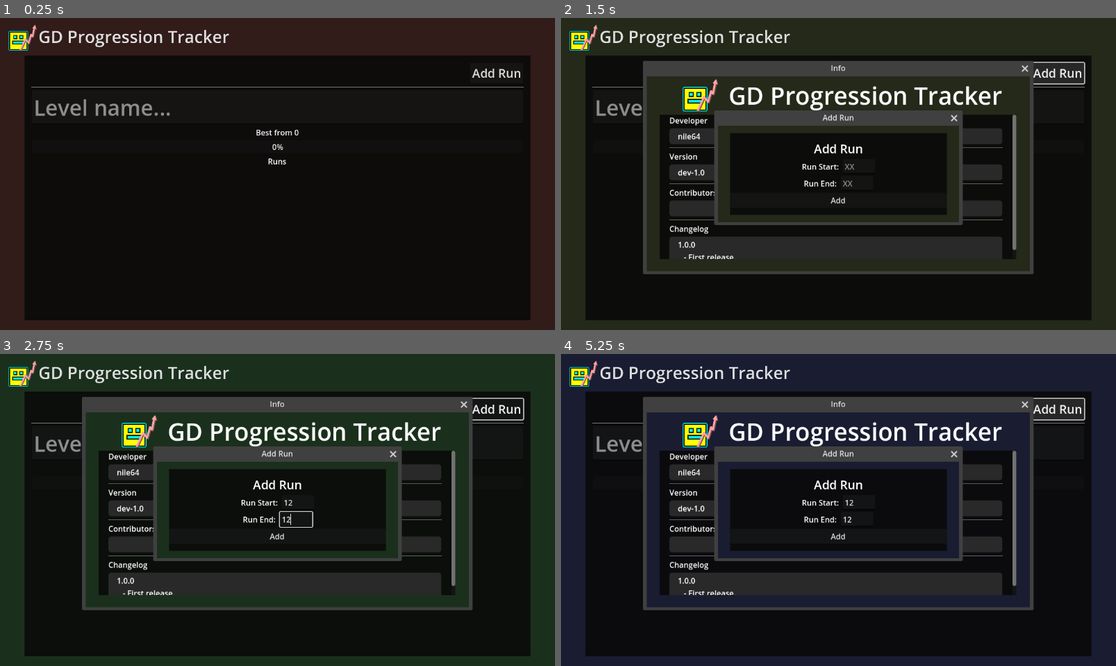
Above: before the commit, frames 1-4 (two rows, left to right).
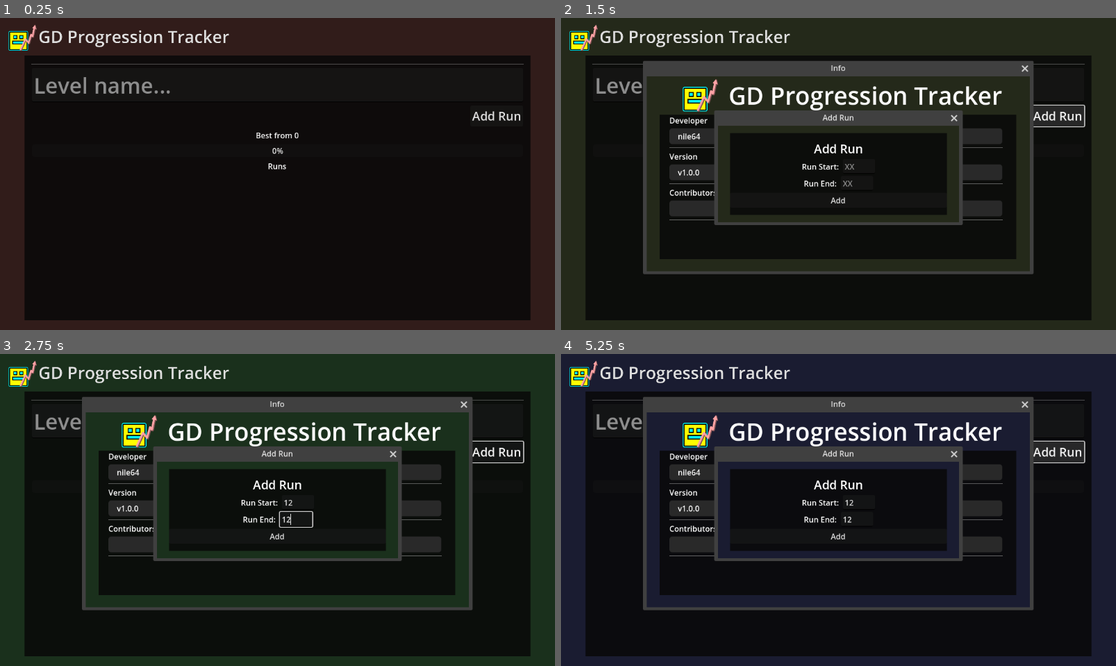
Above: after the commit, the same moments.

Repository: nile64/gdprogressiontracker
Game: Godot game, scene res://main.tscn
The game is run twice, just before and just after one commit, with the same random seed, the same clock (stepped at 60 frames per second) and the same inputs.
Inputs (mouse positions are in pixels of both pictures, inside the frame that each line leads up to):
- Up to frame 1 (0.25 s): no input
- Up to frame 2 (1.5 s): click "GD Progression Tracker" at 0.5 s; click "Add Run" at 1.25 s
- Up to frame 3 (2.75 s): click (299, 503) at 2.02 s; type "12" at 2.1 s; click (294, 519) at 2.25 s; type "12" at 2.33 s
- Up to frame 4 (5.25 s): click "Add" at 2.75 s; click "Remove Run" at 3.5 s; click "GD Progression Tracker" at 4.25 s; click "Add Run" at 5 s

The runs differ from the first frame. In frame 1, 1.8% of the frame differs, in the area x 5-95%, y 14-49%; in frame 2, 5.9%; in frame 3, 5.6%; in frame 4, 5.9%, in the area x 5-95%, y 14-78%.
Error in both runs: Invalid call. Nonexistent function 'has' in base 'Nil'. (res://Scripts/main.gd:29)

Commit message:
first release

Diff:
--- a/Scripts/main.gd
+++ b/Scripts/main.gd
@@ -111,6 +111,8 @@
 
 func _remove_run(start : float, end : float):
 	for i in range(runs.size()):
+		print(str(start) + "-" + str(end))
+		print(str(runs[i].start) + "-" + str(runs[i].end))
 		if runs[i].start == start && runs[i].end == end:
 			print("correct run found, deleting")
 			runs.remove_at(i)
@@ -151,7 +153,8 @@
 
 	data.level_name = $Panel/ScrollContainer/MarginContainer/VBoxContainer/LineEdit.text
 
-	for i in runs:
+	print(runs.size())
+	for i in range(runs.size() + 1):
 		data.runs.remove_at(0)
 
 	for i in runs:
--- a/main.tscn
+++ b/main.tscn
@@ -116,20 +116,6 @@
 [node name="HSeparator4" type="HSeparator" parent="Info/Window/Panel/ScrollContainer/VBoxContainer"]
 layout_mode = 2
 
-[node name="Label4" type="Label" parent="Info/Window/Panel/ScrollContainer/VBoxContainer"]
-layout_mode = 2
-text = "Changelog
-"
-
-[node name="Changelog" type="Label" parent="Info/Window/Panel/ScrollContainer/VBoxContainer"]
-layout_mode = 2
-theme_override_styles/normal = SubResource("StyleBoxFlat_wb0tg")
-text = "   1.0.0
-      - First release."
-
-[node name="HSeparator3" type="HSeparator" parent="Info/Window/Panel/ScrollContainer/VBoxContainer"]
-layout_mode = 2
-
 [node name="Label" type="Label" parent="Info/Window"]
 offset_left = 170.0
 offset_top = 5.0
@@ -165,6 +151,12 @@
 horizontal_scroll_mode = 0
 
 [node name="MarginContainer" type="MarginContainer" parent="Panel/ScrollContainer"]
+process_mode = 3
+editor_description = "
+			A custom/plugin Control node capable of hiding and revealing its children by folding and unfolding.
+
+Give feedback at: https://github.com/ArshvirGoraya/Godot-Collapsible-Container"
+clip_contents = true
 layout_mode = 2
 size_flags_horizontal = 3
 size_flags_vertical = 3
@@ -175,8 +167,15 @@
 
 [node name="VBoxContainer" type="VBoxContainer" parent="Panel/ScrollContainer/MarginContainer"]
 layout_mode = 2
-size_flags_horizontal = 3
-theme_override_constants/separation = 5
+theme_override_constants/separation = 7
+
+[node name="HSeparator3" type="HSeparator" parent="Panel/ScrollContainer/MarginContainer/VBoxContainer"]
+layout_mode = 2
+
+[node name="LineEdit" type="LineEdit" parent="Panel/ScrollContainer/MarginContainer/VBoxContainer"]
+layout_mode = 2
+theme_override_font_sizes/font_size = 45
+placeholder_text = "Level name..."
 
 [node name="HBoxContainer" type="HBoxContainer" parent="Panel/ScrollContainer/MarginContainer/VBoxContainer"]
 layout_mode = 2
@@ -186,14 +185,6 @@
 layout_mode = 2
 theme_override_font_sizes/font_size = 25
 text = "Add Run"
-
-[node name="HSeparator2" type="HSeparator" parent="Panel/ScrollContainer/MarginContainer/VBoxContainer"]
-layout_mode = 2
-
-[node name="LineEdit" type="LineEdit" parent="Panel/ScrollContainer/MarginContainer/VBoxContainer"]
-layout_mode = 2
-theme_override_font_sizes/font_size = 45
-placeholder_text = "Level name..."
 
 [node name="Label" type="Label" parent="Panel/ScrollContainer/MarginContainer/VBoxContainer"]
 layout_mode = 2
--- a/project.godot
+++ b/project.godot
@@ -12,7 +12,7 @@
 
 config/name="Progression Tracker"
 config/description="Geometry Dash app to track your progress in levels in a more clean way than a google sheet."
-config/version="dev-1.0"
+config/version="v1.0.0"
 run/main_scene="res://main.tscn"
 config/features=PackedStringArray("4.3", "Forward Plus")
 boot_splash/show_image=false
Not shown, changed: export_presets.cfg
